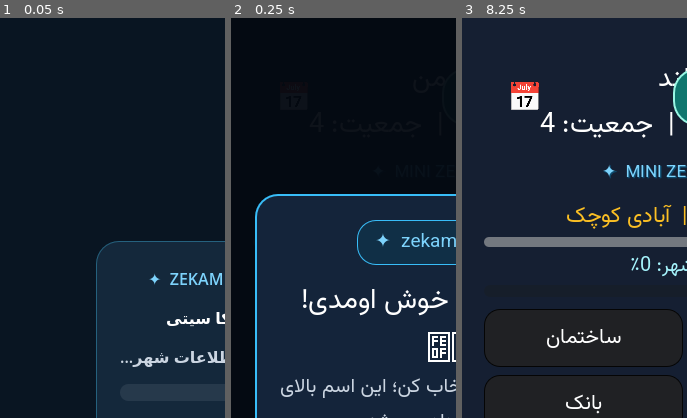
Above: before the commit, frames 1-3 (left to right).
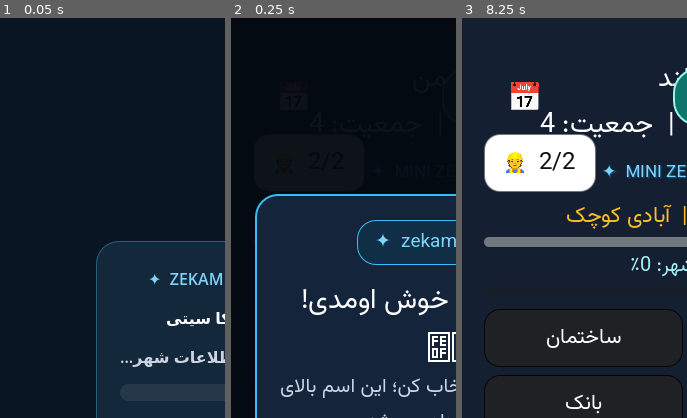
Above: after the commit, the same moments.

Repository: zekainstabot/mini-zeka-city
Game: Godot game, scene res://Main.tscn
Two runs of this game, one before a commit and one after it. Both use one fixed random seed, a clock stepped at 60 frames per second and the inputs below.
Inputs (mouse positions are % of the whole screen's width and height, from its top left):
- Up to frame 1 (0.05 s): no input
- Up to frame 2 (0.25 s): no input
- Up to frame 3 (8.25 s): click (50, 58) at 0.52 s; type "12" at 0.6 s; click "ساختمان" at 1.25 s; click (17, 18) at 2 s, where only the run after the commit has a clickable "👷 2/2"; click "شهر من" at 2.75 s; click "شهروندان" at 3.5 s; click "بانک" at 4.25 s; click "شهرداری 🔒" at 5 s; click "اقتصاد 🔒" at 5.75 s; click "بازار" at 6.5 s; click "توسعه شهر" at 7.25 s; click "انبار" at 8 s
The pictures show only the part of the screen within x 0-50%, y 0-50%; the shares and areas given below are measured in that part.

Frame 1 is identical in both runs. In frame 3, 7.0% of the frame differs, in the area x 9-60%, y 29-44%.

Commit message:
Add left-side construction helmet HUD and project details

Diff:
--- a/scripts/Main.gd
+++ b/scripts/Main.gd
@@ -56,6 +56,9 @@
 var clock_save_accumulator = 0.0
 var clock_displayed_second = -1
 var construction_check_accumulator = 0.0
+var construction_hud_refresh_accumulator = 0.0
+var construction_capacity_button = null
+var construction_details_layer = null
 var storage_automation_accumulator = 0.0
 var construction_time_labels = []
 var game_paused = false
@@ -210,6 +213,10 @@
 				storage_changed = true
 		if storage_changed and current_page == "storage":
 			show_page("storage")
+	construction_hud_refresh_accumulator += delta
+	if construction_hud_refresh_accumulator >= 1.0:
+		construction_hud_refresh_accumulator = 0.0
+		_update_construction_capacity_button()
 	if construction_check_accumulator >= 1.0:
 		construction_check_accumulator = 0.0
 		_update_construction_time_labels()
@@ -1150,6 +1157,7 @@
 	message_label.modulate = Color("#ffffff")
 	root.add_child(message_label)
 	_build_daily_reward_calendar_button()
+	_build_construction_capacity_button()
 
 func _build_daily_reward_calendar_button():
 	daily_reward_button = Button.new()
@@ -1172,6 +1180,161 @@
 		daily_reward_button.add_theme_stylebox_override(style_name, transparent_calendar_style)
 	daily_reward_button.pressed.connect(_open_daily_reward_calendar)
 	add_child(daily_reward_button)
+
+
+func _get_available_construction_workers():
+	if game == null:
+		return 0
+	var unemployed = max(0, int(game.get_unemployed_count()))
+	var active_projects = int(game.get_active_construction_count())
+	return clampi(min(int(game.MAX_CONCURRENT_CONSTRUCTIONS), unemployed) - active_projects, 0, int(game.MAX_CONCURRENT_CONSTRUCTIONS))
+
+
+func _build_construction_capacity_button():
+	construction_capacity_button = Button.new()
+	construction_capacity_button.name = "ConstructionCapacityButton"
+	construction_capacity_button.text = "👷  0/2"
+	construction_capacity_button.custom_minimum_size = Vector2(112, 54)
+	construction_capacity_button.anchor_left = 0.0
+	construction_capacity_button.anchor_top = 0.0
+	construction_capacity_button.anchor_right = 0.0
+	construction_capacity_button.anchor_bottom = 0.0
+	construction_capacity_button.position = Vector2(22, 116)
+	construction_capacity_button.z_index = 15
+	construction_capacity_button.layout_direction = Control.LAYOUT_DIRECTION_LTR
+	construction_capacity_button.tooltip_text = "ظرفیت و جزئیات ساخت‌وساز"
+	_apply_font(construction_capacity_button, 19)
+	_style_button(construction_capacity_button, false)
+	construction_capacity_button.pressed.connect(_open_construction_details)
+	add_child(construction_capacity_button)
+	_update_construction_capacity_button()
+
+
+func _update_construction_capacity_button():
+	if construction_capacity_button == null or not is_instance_valid(construction_capacity_button) or game == null:
+		return
+	var available = _get_available_construction_workers()
+	construction_capacity_button.text = "👷  %d/2" % available
+	construction_capacity_button.tooltip_text = "کارگر آزاد برای ساخت‌وساز: %d از ۲" % available
+
+
+func _open_construction_details():
+	if construction_details_layer != null and is_instance_valid(construction_details_layer):
+		construction_details_layer.queue_free()
+	construction_details_layer = CanvasLayer.new()
+	construction_details_layer.name = "ConstructionDetailsLayer"
+	construction_details_layer.layer = 81
+	add_child(construction_details_layer)
+	var backdrop = ColorRect.new()
+	backdrop.set_anchors_and_offsets_preset(Control.PRESET_FULL_RECT)
+	backdrop.color = Color(0.015, 0.035, 0.065, 0.88)
+	backdrop.mouse_filter = Control.MOUSE_FILTER_STOP
+	construction_details_layer.add_child(backdrop)
+	var center = CenterContainer.new()
+	center.set_anchors_and_offsets_preset(Control.PRESET_FULL_RECT)
+	center.offset_left = 14
+	center.offset_right = -14
+	center.offset_top = 18
+	center.offset_bottom = -18
+	backdrop.add_child(center)
+	var card = PanelContainer.new()
+	card.custom_minimum_size = Vector2(min(520.0, get_viewport_rect().size.x - 36.0), 0)
+	card.size_flags_horizontal = Control.SIZE_SHRINK_CENTER
+	var card_style = StyleBoxFlat.new()
+	card_style.bg_color = Color("#14243a")
+	card_style.border_color = Color("#f59e0b")
+	card_style.set_border_width_all(2)
+	card_style.set_corner_radius_all(20)
+	card_style.content_margin_left = 16
+	card_style.content_margin_right = 16
+	card_style.content_margin_top = 16
+	card_style.content_margin_bottom = 16
+	card.add_theme_stylebox_override("panel", card_style)
+	center.add_child(card)
+	var layout = VBoxContainer.new()
+	layout.add_theme_constant_override("separation", 10)
+	card.add_child(layout)
+	var header = HBoxContainer.new()
+	layout.add_child(header)
+	var title = Label.new()
+	title.text = PersianText.reshaper("👷 مدیریت ساخت‌وساز")
+	title.horizontal_alignment = HORIZONTAL_ALIGNMENT_CENTER
+	title.size_flags_horizontal = Control.SIZE_EXPAND_FILL
+	_apply_font(title, 21)
+	title.add_theme_color_override("font_color", Color("#fde68a"))
+	header.add_child(title)
+	var close_button = Button.new()
+	close_button.text = "✕"
+	close_button.custom_minimum_size = Vector2(42, 40)
+	_apply_font(close_button, 21)
+	_style_button(close_button, false)
+	close_button.pressed.connect(_close_construction_details)
+	header.add_child(close_button)
+	var available = _get_available_construction_workers()
+	var summary = Label.new()
+	summary.text = PersianText.reshaper("کارگر آزاد برای پروژه جدید: %d از ۲" % available)
+	summary.horizontal_alignment = HORIZONTAL_ALIGNMENT_CENTER
+	_apply_font(summary, 17)
+	summary.add_theme_color_override("font_color", Color("#a7f3d0") if available > 0 else Color("#fca5a5"))
+	layout.add_child(summary)
+	var projects = game.get_construction_status()
+	if projects.is_empty():
+		var empty_label = Label.new()
+		empty_label.text = PersianText.reshaper("در حال حاضر هیچ پروژه‌ای در دست ساخت نیست.")
+		empty_label.horizontal_alignment = HORIZONTAL_ALIGNMENT_CENTER
+		empty_label.autowrap_mode = TextServer.AUTOWRAP_WORD_SMART
+		_apply_font(empty_label, 16)
+		layout.add_child(empty_label)
+	else:
+		for index in range(projects.size()):
+			var project = projects[index]
+			var project_panel = PanelContainer.new()
+			var project_style = StyleBoxFlat.new()
+			project_style.bg_color = Color("#1e344b")
+			project_style.border_color = Color("#64748b")
+			project_style.set_border_width_all(1)
+			project_style.set_corner_radius_all(12)
+			project_style.content_margin_left = 12
+			project_style.content_margin_right = 12
+			project_style.content_margin_top = 10
+			project_style.content_margin_bottom = 10
+			project_panel.add_theme_stylebox_override("panel", project_style)
+			layout.add_child(project_panel)
+			var project_info = VBoxContainer.new()
+			project_info.add_theme_constant_override("separation", 5)
+			project_panel.add_child(project_info)
+			var project_name = Label.new()
+			project_name.text = PersianText.reshaper("پروژه %d: %s" % [index + 1, str(project.get("name", "ساختمان"))])
+			project_name.horizontal_alignment = HORIZONTAL_ALIGNMENT_RIGHT
+			_apply_font(project_name, 18)
+			project_name.add_theme_color_override("font_color", Color("#f8fafc"))
+			project_info.add_child(project_name)
+			var location_label = Label.new()
+			location_label.text = PersianText.reshaper("محل ساخت: %s" % str(project.get("district_name", "منطقه صنعتی خارج شهر")))
+			location_label.horizontal_alignment = HORIZONTAL_ALIGNMENT_RIGHT
+			_apply_font(location_label, 15)
+			location_label.add_theme_color_override("font_color", Color("#cbd5e1"))
+			project_info.add_child(location_label)
+			var remaining = int(project.get("remaining", 0))
+			var time_label = Label.new()
+			time_label.text = PersianText.reshaper("زمان باقی‌مانده: ") + _format_time_display(int(remaining / 60), remaining % 60)
+			time_label.horizontal_alignment = HORIZONTAL_ALIGNMENT_RIGHT
+			_apply_font(time_label, 16)
+			time_label.add_theme_color_override("font_color", Color("#fde68a"))
+			project_info.add_child(time_label)
+			var cost_label = Label.new()
+			cost_label.text = PersianText.reshaper("هزینه پرداخت‌شده: %s سکه" % str(int(project.get("cost", 0))))
+			cost_label.horizontal_alignment = HORIZONTAL_ALIGNMENT_RIGHT
+			_apply_font(cost_label, 14)
+			cost_label.add_theme_color_override("font_color", Color("#cbd5e1"))
+			project_info.add_child(cost_label)
+
+
+func _close_construction_details():
+	if construction_details_layer != null and is_instance_valid(construction_details_layer):
+		construction_details_layer.queue_free()
+	construction_details_layer = null
+
 
 func _open_daily_reward_calendar():
 	if daily_reward_layer != null and is_instance_valid(daily_reward_layer):
